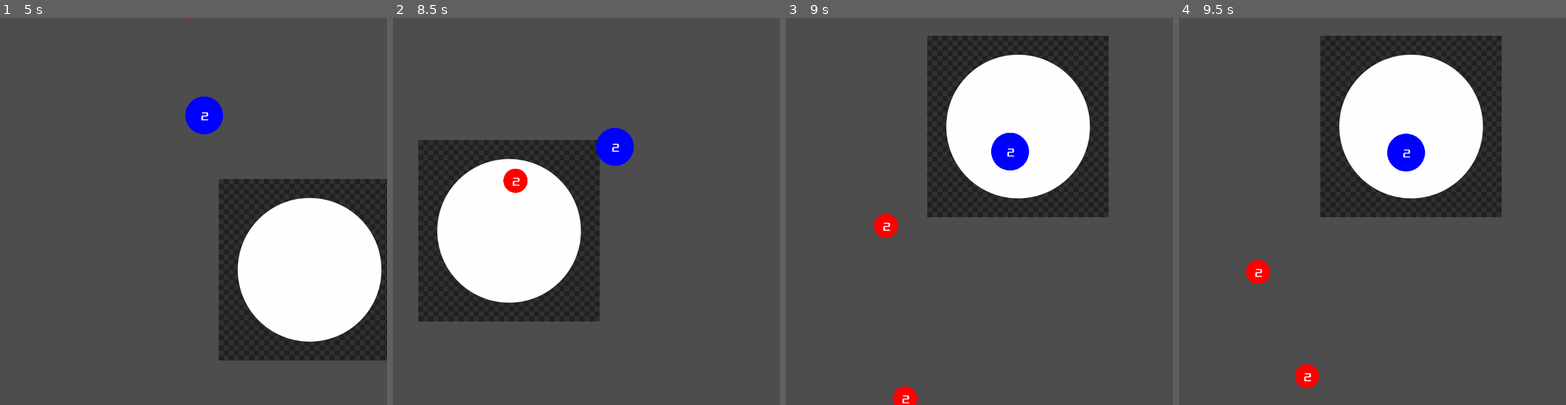
Above: before the commit, frames 1-4 (left to right).
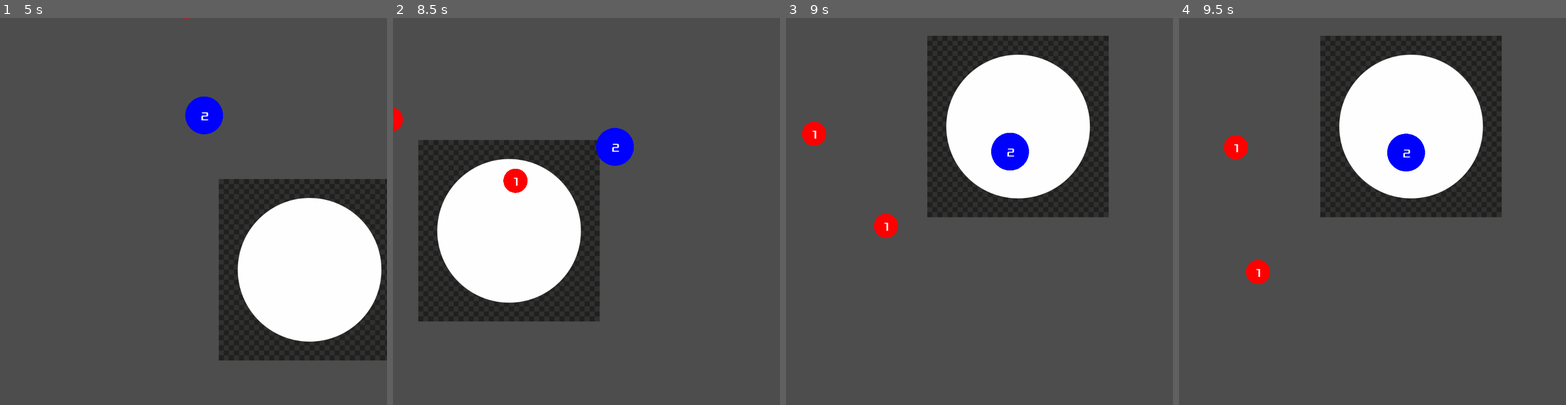
Above: after the commit, the same moments.

Repository: nuts4nuts4nuts/flappyversary
Game: Godot game, scene res://scenes/main.tscn
Same seed, same stepped clock (60 frames per second), same inputs: the game is played once before the commit and once after it.
Inputs (mouse positions are in pixels of both pictures, inside the frame that each line leads up to):
- Up to frame 1 (5 s): click "Start" at 0.5 s; move the mouse to (278, 192) at 1.27 s; press the mouse at (278, 192) at 1.28 s; tap Enter at 2 s; move the mouse to (116, 230) at 2.02 s; release the mouse at (116, 230) at 2.03 s; click (116, 230) at 2.1 s; move the mouse to (232, 126) at 2.77 s; press the mouse at (232, 126) at 2.78 s; move the mouse to (174, 288) at 3.52 s; release the mouse at (174, 288) at 3.53 s; click (174, 288) at 3.6 s; move the mouse to (309, 269) at 4.27 s; press the mouse at (309, 269) at 4.28 s
- Up to frame 2 (8.5 s): move the mouse to (470, 153) at 5.02 s; release the mouse at (470, 153) at 5.03 s; click (470, 153) at 5.1 s; move the mouse to (605, 211) at 5.77 s; press the mouse at (605, 211) at 5.78 s; move the mouse to (528, 114) at 6.52 s; release the mouse at (528, 114) at 6.53 s; click (528, 114) at 6.6 s; move the mouse to (671, 192) at 7.27 s; press the mouse at (671, 192) at 7.28 s; move the mouse to (509, 230) at 8.02 s; release the mouse at (509, 230) at 8.03 s; click (509, 230) at 8.1 s
- Up to frame 3 (9 s): move the mouse to (1018, 126) at 8.77 s; press the mouse at (1018, 126) at 8.78 s
- Up to frame 4 (9.5 s): no input

Frame 1 is identical in both runs. In frame 2, 0.1% of the frame differs, in the area x 0-33%, y 23-44%; in frame 3, 0.6%; in frame 4, 0.7%, in the area x 11-37%, y 30-96%.

Commit message:
Changed from using main ref to using signals for incrementing ball max value

Diff:
--- a/scenes/main.tscn
+++ b/scenes/main.tscn
@@ -37,4 +37,5 @@
 position = Vector2(-125.57, -137.44)
 
 [connection signal="timeout" from="SpawnTimer" to="." method="_on_spawn_timer_timeout"]
+[connection signal="cashed" from="target_ball" to="." method="_on_target_ball_cashed"]
 [connection signal="dead" from="target_ball" to="." method="end_game"]
--- a/scripts/main.gd
+++ b/scripts/main.gd
@@ -3,7 +3,7 @@
 @export var ball_scene : PackedScene
 
 var ball_value_low = 1
-var ball_value_high = 2
+var ball_value_high = 1
 
 var ball_spawner_rng : RandomNumberGenerator
 
@@ -50,3 +50,7 @@
 	ball.initial_impulse = direction * velo
 	ball.ball_value = ball_spawner_rng.randi_range(ball_value_low, ball_value_high - 1)
 	add_child(ball)
+
+
+func _on_target_ball_cashed():
+	ball_value_high += 1
--- a/scripts/target-ball.gd
+++ b/scripts/target-ball.gd
@@ -22,10 +22,8 @@
 var merged_balls = []
 var cashing_bonus = base_cashing_bonus
 var current_death_time = 0.0
-var main_ref
 
 func start():
-	main_ref = get_parent()
 	freeze = false
 	ball_value = 1
 	finish_cash_in()
@@ -76,7 +74,6 @@
 	target_progress = 1
 	ball_value += cashing_bonus
 	cashing_bonus = base_cashing_bonus
-	main_ref.ball_value_high+=1
 	cashed.emit()
 
 
